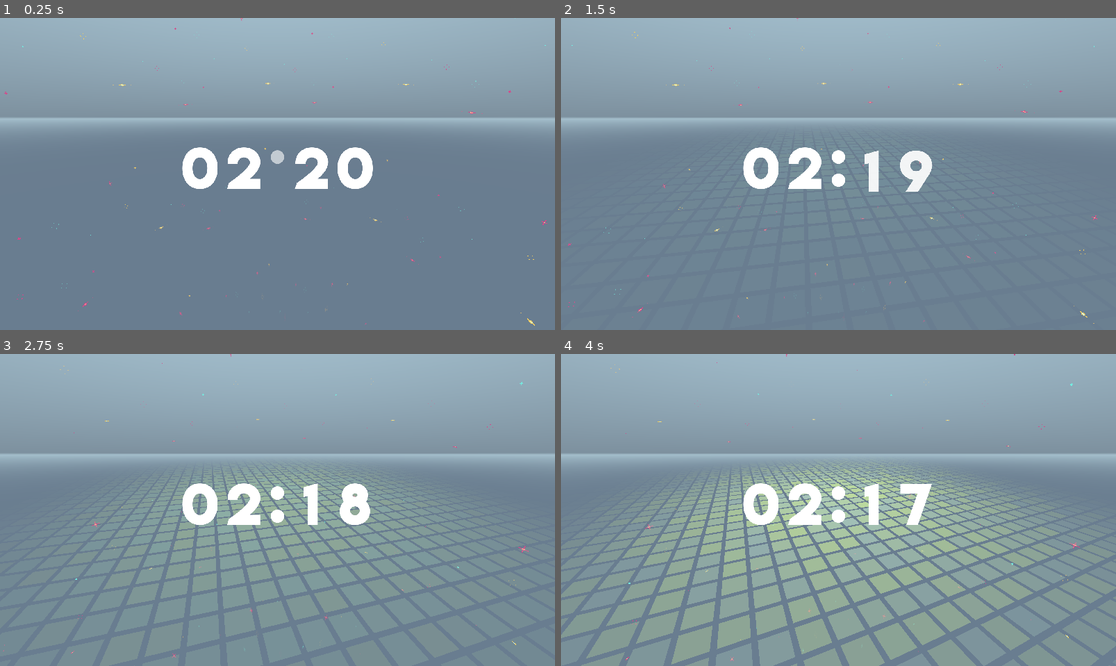
Above: before the commit, frames 1-4 (two rows, left to right).
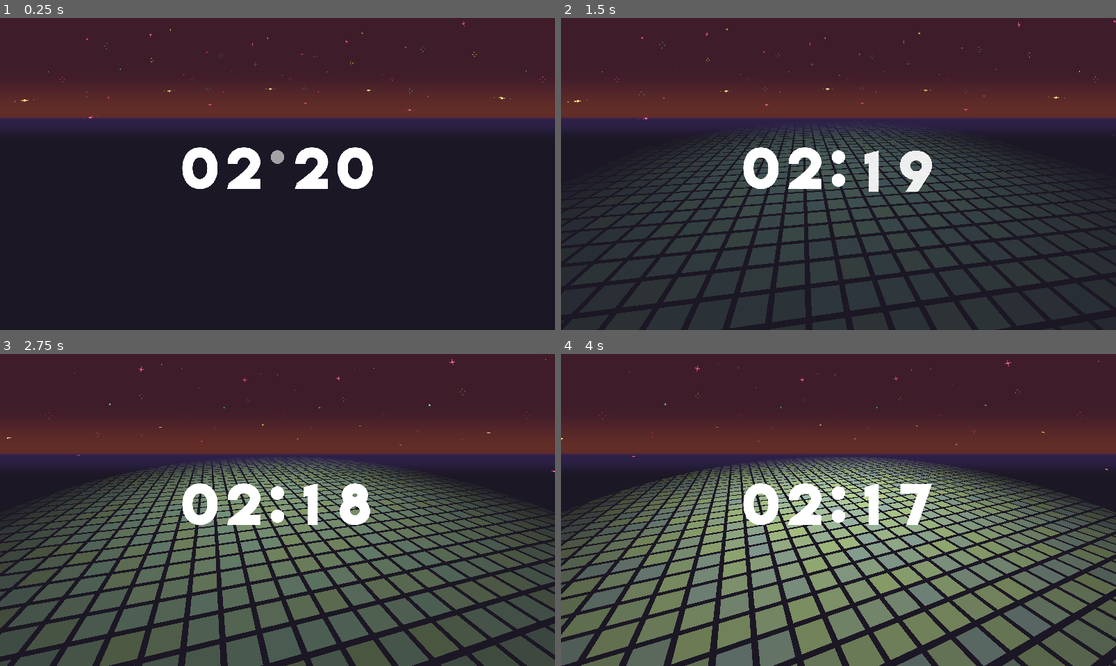
Above: after the commit, the same moments.

Repository: Tralexium/FA2021Countdown
Game: Godot game, scene res://Scenes/Main.tscn
Two runs of this game, one before a commit and one after it. Both use one fixed random seed, a clock stepped at 60 frames per second and the inputs below. Sound files missing from this copy of the repository are replaced by a short silence.
Inputs:
- Up to frame 1 (0.25 s): no input
- Up to frame 2 (1.5 s): no input
- Up to frame 3 (2.75 s): no input
- Up to frame 4 (4 s): no input

The runs differ from the first frame. In frame 1, 98% of the frame differs, in the area x 0-100%, y 0-100%; in frame 2, 98%; in frame 3, 98%; in frame 4, 97%.

Commit message:
Refactored skybox

Diff:
--- a/Resources/DiscoTileMaterial.tres
+++ b/Resources/DiscoTileMaterial.tres
@@ -30,5 +30,5 @@
 [resource]
 shader = SubResource( 3 )
 shader_param/max_jump_dist = 30.0
-shader_param/jump_color_intensity = 20.0
+shader_param/jump_color_intensity = 15.0
 shader_param/noise_map = ExtResource( 1 )
--- /dev/null
+++ b/Resources/env_colors_1.tres
@@ -0,0 +1,5 @@
+[gd_resource type="Gradient" format=2]
+
+[resource]
+offsets = PoolRealArray( 0, 0.32381, 0.661905, 1 )
+colors = PoolColorArray( 0.588638, 0.802225, 0.902344, 1, 0.760513, 0.988281, 0.945575, 1, 0.194046, 0.207429, 0.316406, 1, 0.266118, 0.265015, 0.40625, 1 )
--- /dev/null
+++ b/Resources/env_colors_2.tres
@@ -0,0 +1,5 @@
+[gd_resource type="Gradient" format=2]
+
+[resource]
+offsets = PoolRealArray( 0, 0.32381, 0.661905, 1 )
+colors = PoolColorArray( 0.294118, 0.490196, 0.831373, 1, 0.460568, 0.892249, 0.760721, 1, 0.691632, 0.953125, 0.376038, 1, 0.294118, 0.490196, 0.831373, 1 )
--- /dev/null
+++ b/Resources/env_colors_3.tres
@@ -0,0 +1,5 @@
+[gd_resource type="Gradient" format=2]
+
+[resource]
+offsets = PoolRealArray( 0, 0.32381, 0.661905, 1 )
+colors = PoolColorArray( 0.294118, 0.490196, 0.831373, 1, 0.460568, 0.892249, 0.760721, 1, 0.691632, 0.953125, 0.376038, 1, 0.294118, 0.490196, 0.831373, 1 )
--- a/Scenes/Main.gd
+++ b/Scenes/Main.gd
@@ -12,9 +12,10 @@
 	preload("res://Assets/Music/track_3.mp3"),
 ]
 
-onready var nDiscoFloor := $"3DWorld/DiscoFloor"
-onready var nStarSkyboxLayer := $"3DWorld/StarSkyboxLayer"
-onready var nTween := $Tween
+onready var nDiscoFloor : MultiMeshInstance = $"3DWorld/DiscoFloor"
+onready var nStarSkyboxLayer : MeshInstance = $"3DWorld/StarSkyboxLayer"
+onready var nSkyBox : MeshInstance = $"3DWorld/SkyBox"
+onready var nTween : Tween = $Tween
 var spectrum : AudioEffectInstance
 var energy : float
 var prev_energy : float
@@ -22,7 +23,6 @@
 
 func _ready() -> void:
 	spectrum = AudioServer.get_bus_effect_instance(0,0)
-	$WorldEnvironment.get_environment().set_sky_orientation(Basis().rotated(Vector3(-1, 0, 0).normalized(), PI/20))
 
 	nTween.interpolate_property(nDiscoFloor, "opacity", 0.0, 1.0, 5.0, Tween.TRANS_SINE, Tween.EASE_IN)
 	nTween.start()
--- a/Scenes/Main.tscn
+++ b/Scenes/Main.tscn
@@ -1,22 +1,73 @@
-[gd_scene load_steps=7 format=2]
+[gd_scene load_steps=10 format=2]
 
 [ext_resource path="res://Scenes/UI/Timer.tscn" type="PackedScene" id=1]
 [ext_resource path="res://Scenes/3D/DiscoFloor.tscn" type="PackedScene" id=2]
 [ext_resource path="res://Assets/Music/track_1.mp3" type="AudioStream" id=3]
 [ext_resource path="res://Scenes/Main.gd" type="Script" id=4]
 [ext_resource path="res://Scenes/3D/StarSkyboxLayer.tscn" type="PackedScene" id=5]
-[ext_resource path="res://default_env.tres" type="Environment" id=6]
+[ext_resource path="res://Scenes/SkyController.gd" type="Script" id=7]
+
+[sub_resource type="Shader" id=1]
+code = "shader_type spatial;
+render_mode cull_front, unshaded;
+
+uniform float horizon_point : hint_range(0.0, 1.0) = 0.5;
+uniform float horizon_length;
+uniform float ground_horizon_length;
+uniform float horizon_blend_length;
+uniform vec4 sky_col : hint_color;
+uniform vec4 horizon_col : hint_color;
+uniform vec4 ground_horizon_col : hint_color;
+uniform vec4 ground_col : hint_color;
+
+
+void fragment() {
+	vec4 _final_col = vec4(0.0);
+
+	if(SCREEN_UV.y > horizon_point + horizon_blend_length) {
+		_final_col = mix(horizon_col, sky_col, smoothstep(horizon_point + horizon_blend_length, horizon_point + horizon_length, SCREEN_UV.y));
+	}
+	else if (SCREEN_UV.y < horizon_point + horizon_blend_length && SCREEN_UV.y > horizon_point - horizon_blend_length) {
+		_final_col = mix(ground_horizon_col, horizon_col, smoothstep(horizon_point - horizon_blend_length, horizon_point + horizon_blend_length, SCREEN_UV.y));
+	}
+	else {
+		_final_col = mix(ground_col, ground_horizon_col, smoothstep(horizon_point - ground_horizon_length, horizon_point - horizon_blend_length, SCREEN_UV.y));
+	}
+
+	ALBEDO = _final_col.rgb;
+}"
+
+[sub_resource type="ShaderMaterial" id=2]
+shader = SubResource( 1 )
+shader_param/horizon_point = 0.68
+shader_param/horizon_length = 0.148
+shader_param/ground_horizon_length = 0.073
+shader_param/horizon_blend_length = 0.007
+shader_param/sky_col = Color( 0.25098, 0.113725, 0.168627, 1 )
+shader_param/horizon_col = Color( 0.392157, 0.180392, 0.156863, 1 )
+shader_param/ground_horizon_col = Color( 0.180392, 0.129412, 0.286275, 1 )
+shader_param/ground_col = Color( 0.113725, 0.0941176, 0.145098, 1 )
+
+[sub_resource type="SphereMesh" id=3]
+material = SubResource( 2 )
 
 [node name="Main" type="Node"]
 script = ExtResource( 4 )
 
 [node name="3DWorld" type="Spatial" parent="."]
 
-[node name="DiscoFloor" parent="3DWorld" instance=ExtResource( 2 )]
+[node name="SkyBox" type="MeshInstance" parent="3DWorld"]
+transform = Transform( 110, 0, 0, 0, 110, 0, 0, 0, 110, 0, 32.5294, 0 )
+mesh = SubResource( 3 )
+skeleton = NodePath("../..")
+material/0 = null
+script = ExtResource( 7 )
 
 [node name="StarSkyboxLayer" parent="3DWorld" instance=ExtResource( 5 )]
-transform = Transform( 200, 0, 0, 0, 200, 0, 0, 0, 200, 0, -36.8773, 0 )
+transform = Transform( 100, 0, 0, 0, 100, 0, 0, 0, 100, 0, -6.42372, 0 )
 skeleton = NodePath("../..")
+
+[node name="DiscoFloor" parent="3DWorld" instance=ExtResource( 2 )]
 
 [node name="Camera" type="Camera" parent="3DWorld"]
 transform = Transform( 1, 0, 0, 0, 0.919568, 0.392932, 0, -0.392932, 0.919568, 0, 33.6156, 92.811 )
@@ -34,9 +85,6 @@
 stream = ExtResource( 3 )
 autoplay = true
 
-[node name="WorldEnvironment" type="WorldEnvironment" parent="."]
-environment = ExtResource( 6 )
-
 [node name="Tween" type="Tween" parent="."]
 
 [connection signal="finished" from="Music" to="." method="_on_Music_finished"]
--- /dev/null
+++ b/Scenes/SkyController.gd
@@ -0,0 +1,55 @@
+extends MeshInstance
+
+export(float, 0.0, 1.0) var mix_strength : float = 0.0
+
+var color_set := [
+	preload("res://Resources/env_colors_1.tres"),
+	preload("res://Resources/env_colors_2.tres"),
+	preload("res://Resources/env_colors_3.tres"),
+]
+var sky_top_color : Color
+var sky_horizon_color : Color
+var ground_bottom_color : Color
+var ground_horizon_color : Color
+
+var nTween : Tween
+var current_col_set := 0
+var old_mix_strength := 0.0
+var cur_set : Gradient
+var next_set : Gradient
+
+onready var total_sets := color_set.size()
+
+
+func _ready() -> void:
+	nTween = Tween.new()
+	add_child(nTween)
+	nTween.connect("tween_all_completed", self, "_on_tween_all_completed")
+	_update_color_vars()
+
+
+func _process(delta: float) -> void:
+	if mix_strength != old_mix_strength:
+		old_mix_strength = mix_strength
+
+		sky_top_color         = cur_set.get_color(0).linear_interpolate(next_set.get_color(0), mix_strength)
+		sky_horizon_color     = cur_set.get_color(1).linear_interpolate(next_set.get_color(1), mix_strength)
+		ground_bottom_color   = cur_set.get_color(2).linear_interpolate(next_set.get_color(2), mix_strength)
+		ground_horizon_color  = cur_set.get_color(3).linear_interpolate(next_set.get_color(3), mix_strength)
+
+
+func _update_color_vars() -> void:
+	cur_set = color_set[current_col_set % total_sets]
+	next_set = color_set[(current_col_set + 1) % total_sets]
+
+
+func next_color(transition_dur_ : float = 3.0) -> void:
+	if !nTween.is_active():
+		nTween.interpolate_property(self, 'mix_strength', 0.0, 1.0, transition_dur_, Tween.TRANS_LINEAR, Tween.EASE_IN)
+		nTween.start()
+
+
+func _on_tween_all_completed() -> void:
+	mix_strength = 0.0
+	current_col_set += 1
+	_update_color_vars()
